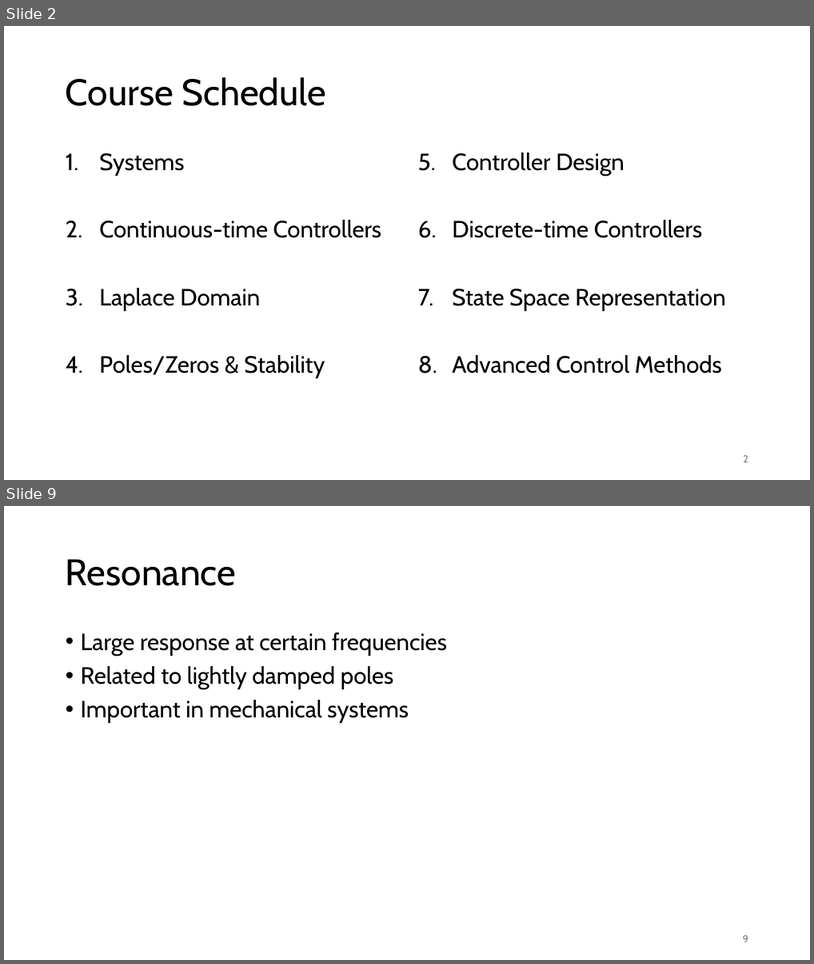
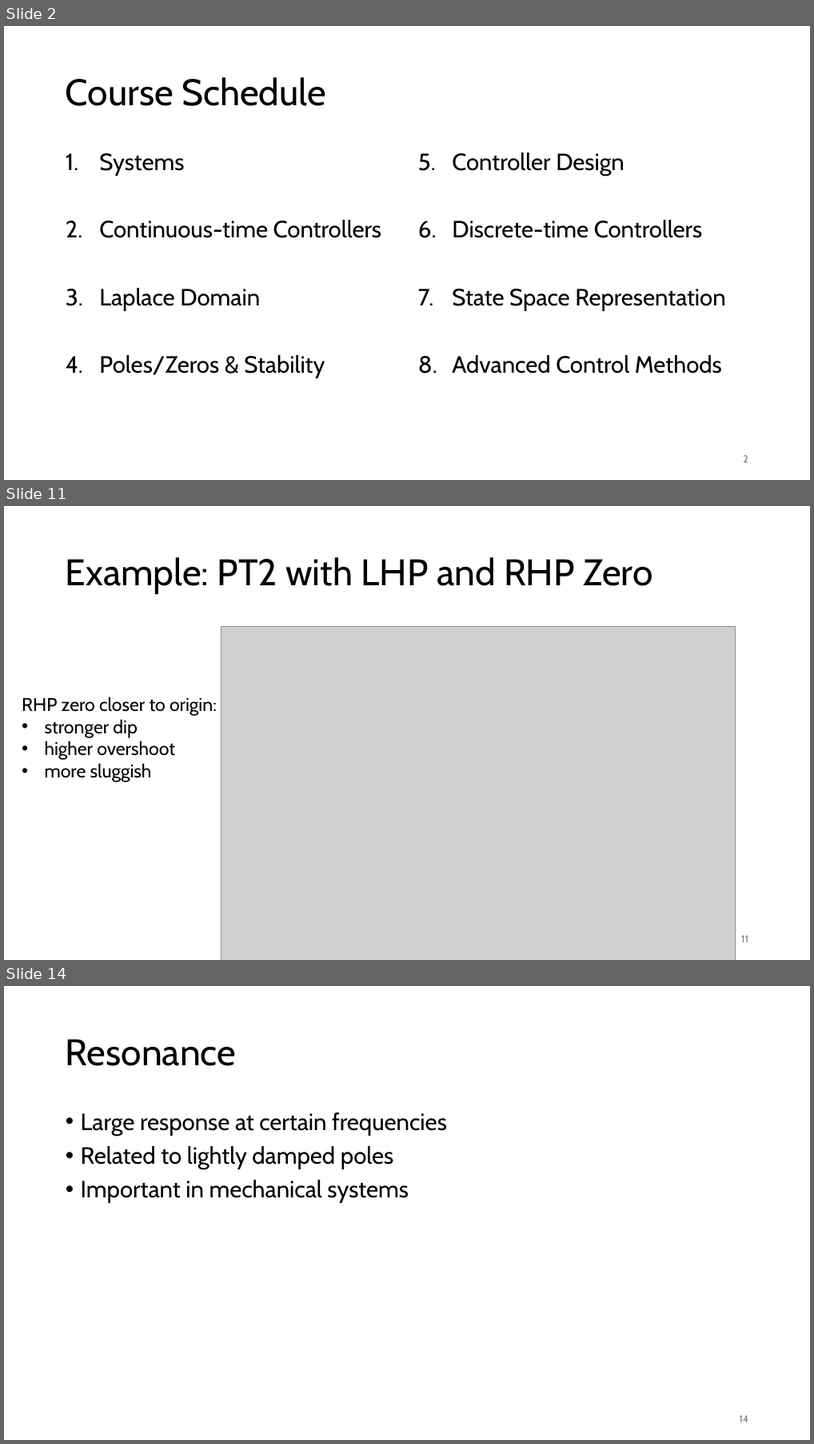
Before and after one commit to FelixWick/control_engineering, a slide deck: slides/4_stability.pptx. Shown one above the other, each under a label of ours: slides 2 and 9 before the commit, slides 2, 11 and 14 after it; the slides between them are not shown. The pictures are 814x964 and 814x1444 pixels, drawn with LibreOffice and Linux fonts; fonts in the diff are those of the drawing; grey boxes stand for pictures. Boxes give left, top, right and bottom in pixels: in the first picture for what was removed or moved away, otherwise in the second. Text is boxed around its words. In the diff, an @@ line names an element or a change of style, - is before the commit and + after.

```diff
--- a/slides/4_stability.pptx
+++ b/slides/4_stability.pptx
@@ slide 11 added at bbox=[4, 506, 810, 960], background #FFFFFF @@
@@ title added at bbox=[66, 557, 653, 594], 44 pt, text #000000 @@
+Example: PT2 with LHP and RHP Zero
@@ picture added at bbox=[221, 626, 735, 960] @@
@@ text added at bbox=[22, 696, 217, 782], 22 pt, text #000000 @@
+RHP zero closer to origin:
+• stronger dip
+• higher overshoot
+• more sluggish
@@ page number added at bbox=[742, 935, 749, 942], 12 pt, text #797979 @@
+11
@@ what was slide 9 is now slide 14 @@
@@ page number at bbox=[740, 1415, 749, 1422]: text changed @@
-9
+14
```
Also in this commit, not shown: 6 slides changed, 3 other slides added, 1 slide removed, 3 other files.
